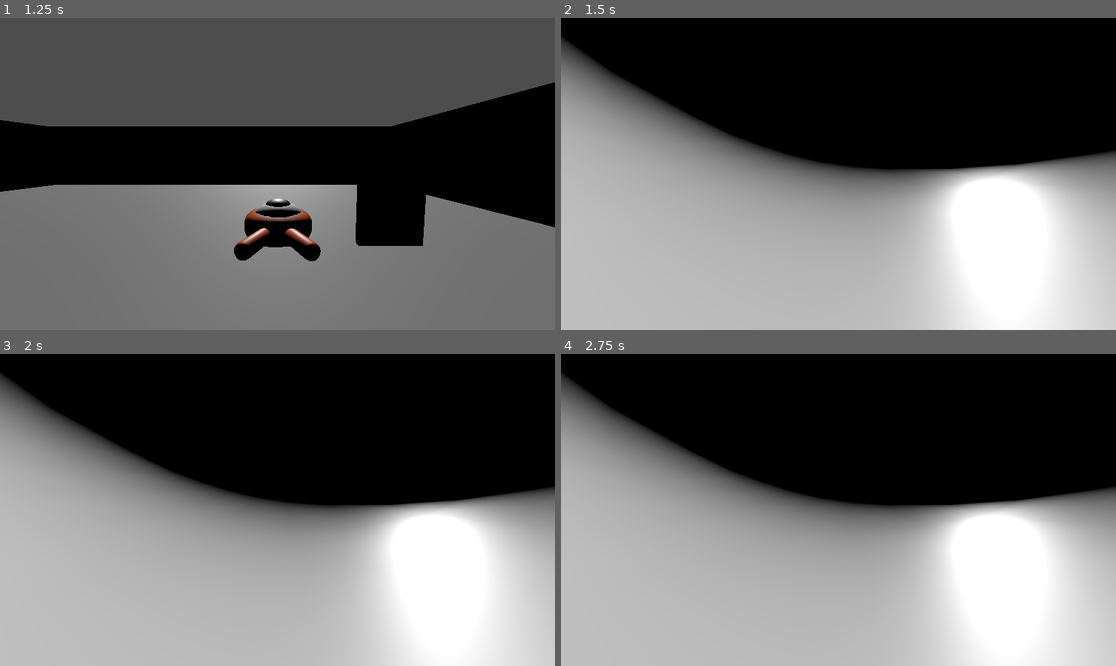
Above: before the commit, frames 1-4 (two rows, left to right).
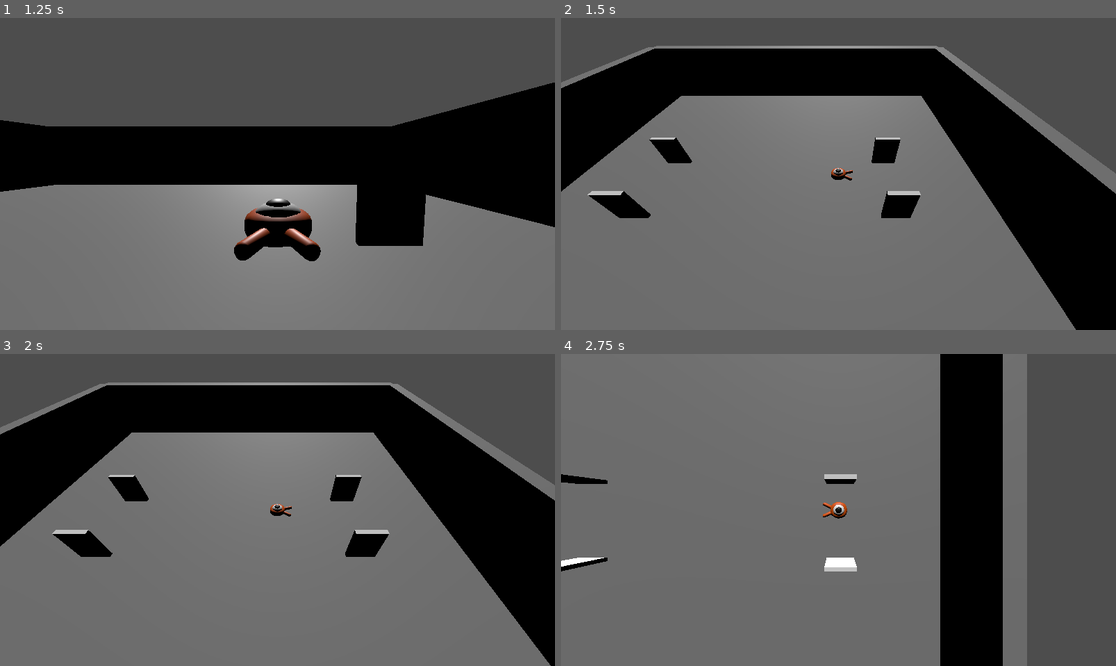
Above: after the commit, the same moments.

Repository: LeFodeurCou/Godot-Lab
Game: Godot game, scene res://main.tscn
Two runs of this game, one before a commit and one after it. Both use one fixed random seed, a clock stepped at 60 frames per second and the inputs below.
Inputs (mouse positions are in pixels of both pictures, inside the frame that each line leads up to):
- Up to frame 1 (1.25 s): tap Enter (camera_switch) at 0.5 s; move the mouse to (399, 158) at 0.52 s; hold D (move_right) from 0.53 s (still down); hold Enter (camera_switch) from 0.53 s (still down); click (399, 158) at 0.67 s; tap Space (jump) at 0.77 s
- Up to frame 2 (1.5 s): move the mouse to (810, 174) at 1.27 s; release D (move_right) at 1.28 s; release Enter (camera_switch) at 1.28 s; hold W (move_forward) from 1.28 s (still down); tap Enter (camera_switch) at 1.35 s; click (810, 174) at 1.42 s
- Up to frame 3 (2 s): keep holding W (move_forward); tap Space (jump) at 1.52 s
- Up to frame 4 (2.75 s): move the mouse to (894, 441) at 2.02 s; release W (move_forward) at 2.03 s; hold D (move_right) from 2.03 s (still down); hold Enter (camera_switch) from 2.03 s (still down); click (894, 441) at 2.17 s

Frame 1 is identical in both runs. In frame 2, 83% of the frame differs, in the area x 0-100%, y 0-100%; in frame 3, 82%; in frame 4, 90%.
Error before the commit: Invalid call. Nonexistent function 'playerInput' in base 'Camera3D'. (res://Player/player.gd:100)

Commit message:
Updated : CameraTPController to have a better clipping avoiding. Added : Fully working CameraHSController, a CameraTacticalController and also a CameraCinematicController. Next step, adding a CameraFreeController, a CameraManager and a CameraCreativeController

Diff:
--- a/Player/CameraBasicControler.gd
+++ b/Player/Camera/CameraBasicController.gd
@@ -17,9 +17,18 @@
 
 	if inputDir != Vector3.ZERO:
 		inputDir = inputDir.normalized()
-		playerPivot.basis = Basis.looking_at(inputDir)
+		var angle = atan2(-inputDir.x, -inputDir.z)
+		playerPivot.rotation.y = angle
 	player.target_velocity.x = inputDir.x * player.speed
 	player.target_velocity.z = inputDir.z * player.speed
 
-func playerInput(event) -> void:
-	pass
+func onActivate(player: CharacterBody3D) -> void:
+	Input.set_mouse_mode(Input.MOUSE_MODE_VISIBLE)
+	# Reset player rotation
+	player.rotation = Vector3.ZERO
+	# Reset pivot rotation
+	player.get_node("Pivot").rotation = Vector3.ZERO
+	# Reset camera pivot if you have one
+	var camPivot = get_parent()
+	if camPivot:
+		camPivot.rotation = Vector3.ZERO
--- /dev/null
+++ b/Player/Camera/CameraCinematicController.gd
@@ -0,0 +1,56 @@
+extends Camera3D
+
+var tween: Tween
+
+func _ready() -> void:
+	self.position = Vector3(0, 20, 20)
+	self.rotation_degrees = Vector3(-45, 0, 0)
+
+func playerProcess(player: CharacterBody3D, playerPivot: Node3D) -> void:
+	var inputDir = Vector3.ZERO
+	if Input.is_action_pressed("move_right"):
+		inputDir.x += 1
+	if Input.is_action_pressed("move_left"):
+		inputDir.x -= 1
+	if Input.is_action_pressed("move_back"):
+		inputDir.z += 1
+	if Input.is_action_pressed("move_forward"):
+		inputDir.z -= 1
+
+	if inputDir != Vector3.ZERO:
+		inputDir = inputDir.normalized()
+		var angle = atan2(-inputDir.x, -inputDir.z)
+		playerPivot.rotation.y = angle
+	player.target_velocity.x = inputDir.x * player.speed
+	player.target_velocity.z = inputDir.z * player.speed
+
+func onActivate(player: CharacterBody3D) -> void:
+	# Reset player rotation
+	player.rotation = Vector3.ZERO
+	# Reset pivot rotation
+	player.get_node("Pivot").rotation = Vector3.ZERO
+	# Reset camera pivot if you have one
+	var camPivot = get_parent()
+	if camPivot:
+		camPivot.rotation = Vector3.ZERO
+	cinematic()
+
+func cinematic() -> void:
+	# TODO see how to reset the position after changing for another camera (may be with a OnDeactivate function ?)
+	#var initialPosition = self.position
+	#var initialRotation = self.rotation
+	Input.set_mouse_mode(Input.MOUSE_MODE_CAPTURED)
+	tween = create_tween()
+	tween.tween_property(self, "position", Vector3(10,200,200), 5)
+	# see to move the camera around a point instead of turning on itself x)
+	#tween.tween_property(self, "rotation_degrees", Vector3(0,180,0), 5)
+	tween.finished.connect(func():
+		Input.set_mouse_mode(Input.MOUSE_MODE_VISIBLE)
+		#self.position = initialPosition
+		#self.rotation = initialRotation
+	)
+
+func onDeactivate() -> void:
+	tween.kill()
+	self.position = Vector3(0, 20, 20)
+	self.rotation_degrees = Vector3(-45, 0, 0)
--- a/Player/CameraFPController.gd
+++ b/Player/Camera/CameraFPController.gd
@@ -1,7 +1,6 @@
 extends Camera3D
 
 var mouse_delta := Vector2.ZERO
-var mouseNeedToBeCaptured: bool = true
 var mouse_sensitivity := 0.002
 var yaw := 0.0
 var pitch := 0.0
@@ -36,7 +35,7 @@
 	if inputDir != Vector3.ZERO:
 		inputDir = inputDir.normalized()
 		# ✅ KEY: use player orientation (yaw)
-		var localBasis = player.global_transform.basis
+		var localBasis = playerPivot.global_transform.basis
 		var direction = (localBasis.x * inputDir.x + localBasis.z * inputDir.z)
 		direction.y = 0
 		direction = direction.normalized()
@@ -47,8 +46,9 @@
 		player.target_velocity.z = 0
 
 func playerInput(event) -> void:
-	if mouseNeedToBeCaptured:
-		Input.set_mouse_mode(Input.MOUSE_MODE_CAPTURED)
-		mouseNeedToBeCaptured = false
 	if event is InputEventMouseMotion:
 		mouse_delta += event.relative
+
+func onActivate(player: CharacterBody3D) -> void:
+	Input.set_mouse_mode(Input.MOUSE_MODE_CAPTURED)
+	player.get_node("Pivot").rotation.y = yaw
--- a/Player/CameraTPController.gd
+++ b/Player/Camera/CameraTPController.gd
@@ -6,7 +6,6 @@
 var pitch_limit := deg_to_rad(80)
 
 var mouse_delta := Vector2.ZERO
-var mouseNeedToBeCaptured := true
 
 # Distance from player
 var distance := 6.0
@@ -15,7 +14,7 @@
 func _ready():
 	position = Vector3(0, height, distance)
 
-func playerProcess(player: CharacterBody3D, pivot: Node3D):
+func playerProcess(player: CharacterBody3D, playerPivot: Node3D):
 
 	# --- Rotation ---
 	yaw -= mouse_delta.x * mouse_sensitivity
@@ -27,27 +26,29 @@
 	player.rotation.y = yaw
 
 	# Rotate pivot (X)
-	pivot.rotation.x = pitch
+	playerPivot.rotation.x = pitch
 
-	# --- Camera follow (BEHIND player) ---
-	var offset = Vector3(0, height, distance)
+	var offset = Vector3(0, 0, distance)
+	# Apply pitch (vertical rotation)
+	offset = offset.rotated(Vector3.RIGHT, pitch)
+	# Apply yaw (horizontal rotation)
+	offset = offset.rotated(Vector3.UP, yaw)
+	# Add height AFTER rotation
+	offset.y += height
 
-	# Rotate offset around player
-	offset = offset.rotated(Vector3.UP, yaw)
-
-	# Final camera position # TODO see how it interact whit the next part to avoid clipping
 	global_position = player.global_position + offset
 
 	# Avoid seeing the void
-	# TODO it's still some rare clipping to the void in some situation
-	var from = player.global_position + Vector3(0, 1.5, 0)
+	var from = playerPivot.global_position + Vector3(0, 1.5, 0)
 	var to = global_position
 	var space = get_world_3d().direct_space_state
 	var query = PhysicsRayQueryParameters3D.create(from, to)
 	query.exclude = [player]
 	var result = space.intersect_ray(query)
 	if result:
-		global_position = result.position + (from - result.position).normalized() * 0.2
+		var safe_distance = 0.5 # increase from 0.2
+		var dir = (global_position - from).normalized()
+		global_position = result.position - dir * safe_distance
 
 	# Always look at player
 	look_at(player.global_position + Vector3(0, 1.5, 0), Vector3.UP)
@@ -67,7 +68,7 @@
 	if inputDir != Vector3.ZERO:
 		inputDir = inputDir.normalized()
 
-		var localBasis = player.global_transform.basis
+		var localBasis = playerPivot.global_transform.basis
 		var direction = (localBasis.x * inputDir.x + localBasis.z * inputDir.z)
 		direction.y = 0
 		direction = direction.normalized()
@@ -79,10 +80,9 @@
 		player.target_velocity.z = 0
 
 func playerInput(event):
-
-	if mouseNeedToBeCaptured:
-		Input.set_mouse_mode(Input.MOUSE_MODE_CAPTURED)
-		mouseNeedToBeCaptured = false
-
 	if event is InputEventMouseMotion:
 		mouse_delta += event.relative
+
+func onActivate(player: CharacterBody3D) -> void:
+	Input.set_mouse_mode(Input.MOUSE_MODE_CAPTURED)
+	player.get_node("Pivot").rotation.y = yaw
--- /dev/null
+++ b/Player/Camera/CameraTacticalController.gd
@@ -0,0 +1,34 @@
+extends Camera3D
+
+func _ready() -> void:
+	self.position = Vector3(0, 25, 00)
+	self.rotation_degrees = Vector3(-90, 0, 0)
+
+func playerProcess(player: CharacterBody3D, playerPivot: Node3D) -> void:
+	var inputDir = Vector3.ZERO
+	if Input.is_action_pressed("move_right"):
+		inputDir.x += 1
+	if Input.is_action_pressed("move_left"):
+		inputDir.x -= 1
+	if Input.is_action_pressed("move_back"):
+		inputDir.z += 1
+	if Input.is_action_pressed("move_forward"):
+		inputDir.z -= 1
+
+	if inputDir != Vector3.ZERO:
+		inputDir = inputDir.normalized()
+		var angle = atan2(-inputDir.x, -inputDir.z)
+		playerPivot.rotation.y = angle
+	player.target_velocity.x = inputDir.x * player.speed
+	player.target_velocity.z = inputDir.z * player.speed
+
+func onActivate(player: CharacterBody3D) -> void:
+	Input.set_mouse_mode(Input.MOUSE_MODE_VISIBLE)
+	# Reset player rotation
+	player.rotation = Vector3.ZERO
+	# Reset pivot rotation
+	player.get_node("Pivot").rotation = Vector3.ZERO
+	# Reset camera pivot if you have one
+	var camPivot = get_parent()
+	if camPivot:
+		camPivot.rotation = Vector3.ZERO
--- /dev/null
+++ b/Player/Camera/cameraHsController.gd
@@ -0,0 +1,63 @@
+extends Camera3D
+
+var target_position: Vector3 = Vector3.ZERO
+var has_target := false
+
+func _ready() -> void:
+	self.position = Vector3(0, 20, 20)
+	self.rotation_degrees = Vector3(-45, 0, 0)
+
+func playerProcess(player: CharacterBody3D, playerPivot: Node3D) -> void:
+	if not has_target:
+		player.target_velocity.x = 0
+		player.target_velocity.z = 0
+		return
+	var dir = target_position - player.global_position
+	dir.y = 0
+	# Stop condition
+	if dir.length() < 0.2:
+		has_target = false
+		player.target_velocity = Vector3.ZERO
+		return
+	dir = dir.normalized()
+	# Rotate player toward target (nice polish)
+	var angle = atan2(-dir.x, -dir.z)
+	playerPivot.rotation.y = angle
+	player.target_velocity.x = dir.x * player.speed
+	player.target_velocity.z = dir.z * player.speed
+
+func playerInput(event) -> void:
+	if event is InputEventMouseButton and event.pressed:
+		if event.button_index == MOUSE_BUTTON_LEFT:
+			var pos = get_click_position()
+			if pos != null:
+				target_position = pos
+				has_target = true
+		if event.button_index == MOUSE_BUTTON_RIGHT:
+			has_target = false
+
+func get_click_position():
+	var mouse_pos = get_viewport().get_mouse_position()
+	var camera = get_viewport().get_camera_3d()
+	var ray_origin = camera.project_ray_origin(mouse_pos)
+	var ray_dir = camera.project_ray_normal(mouse_pos)
+	var space = get_world_3d().direct_space_state
+	var query = PhysicsRayQueryParameters3D.create(
+		ray_origin,
+		ray_origin + ray_dir * 1000
+	)
+	var result = space.intersect_ray(query)
+	if result:
+		return result.position
+	return null
+
+func onActivate(player: CharacterBody3D) -> void:
+	Input.set_mouse_mode(Input.MOUSE_MODE_VISIBLE)
+	# Reset player rotation
+	player.rotation = Vector3.ZERO
+	# Reset pivot rotation
+	player.get_node("Pivot").rotation = Vector3.ZERO
+	# Reset camera pivot if you have one
+	var camPivot = get_parent()
+	if camPivot:
+		camPivot.rotation = Vector3.ZERO
--- a/Player/player.gd
+++ b/Player/player.gd
@@ -17,58 +17,17 @@
 var has_target := false
 
 func _ready():
-	#Input.set_mouse_mode(Input.MOUSE_MODE_CAPTURED)
 	cameras = [
 		$CameraPivot/CameraBasic,
 		$CameraPivot/CameraFP,
-		$CameraPivot/CameraTP, # TODO prevent camera going through walls
-		$CameraPivot/CameraTop,
+		$CameraPivot/CameraTP,
+		$CameraPivot/CameraHS,
 		$CameraPivot/CameraTactical,
 		$CameraPivot/CameraCinematic
 	]
-	#cameraSetup()
-	set_active_camera(0)
+	cameras[0].current = true
 
 func _physics_process(delta):
-	#if target_position != Vector3.ZERO:
-		#var dir = (target_position - global_position)
-		#dir.y = 0
-		#if dir.length() < 0.5:
-			#target_position = Vector3.ZERO
-		#else:
-			#dir = dir.normalized()
-			#velocity.x = dir.x * speed
-			#velocity.z = dir.z * speed
-	# We create a local variable to store the input direction.
-	#var inputDir = Vector3.ZERO
-#
-	## We check for each move input and update the direction accordingly.
-	#if Input.is_action_pressed("move_right"):
-		#inputDir.x += 1
-	#if Input.is_action_pressed("move_left"):
-		#inputDir.x -= 1
-	#if Input.is_action_pressed("move_back"):
-		## Notice how we are working with the vector's x and z axes.
-		## In 3D, the XZ plane is the ground plane.
-		#inputDir.z += 1
-	#if Input.is_action_pressed("move_forward"):
-		#inputDir.z -= 1
-#
-	#inputDir = inputDir.normalized()
-#
-	#if inputDir != Vector3.ZERO:
-		#var basis = $CameraPivot.global_transform.basis
-		#
-		#var direction = (basis.z * inputDir.z + basis.x * inputDir.x)
-		#direction.y = 0
-		#direction = direction.normalized()
-		## Setting the basis property will affect the rotation of the node.
-		#$Pivot.basis = Basis.looking_at(direction)
-	#
-		## Ground Velocity
-		#target_velocity.x = direction.x * speed
-		#target_velocity.z = direction.z * speed
-
 	cameras[currentCameraIdx].playerProcess(self, $Pivot)
 
 	# Vertical Velocity
@@ -83,72 +42,16 @@
 	velocity = target_velocity
 	move_and_slide()
 
-	#if currentCameraIdx == 3 and has_target:
-		#var dir = (target_position - global_position)
-		#if dir.length() < 0.1:
-			#has_target = false
-		#else:
-			#global_position += dir.normalized() * speed * delta
-
 func _input(event):
-	#if event is InputEventMouseMotion:
-		#handle_mouse_look(event)
 	if event.is_action_pressed("camera_switch"):
-		Input.set_mouse_mode(Input.MOUSE_MODE_VISIBLE)
-		currentCameraIdx = (currentCameraIdx + 1) % cameras.size()
-		set_active_camera(currentCameraIdx)
-	cameras[currentCameraIdx].playerInput(event)
-
-func cameraSetup():
-	$CameraPivot/CameraTP.position = Vector3(0, 2, 10)
-	#$CameraPivot/CameraTop.position = Vector3(0, 20, 20)
-	#$CameraPivot/CameraTop.rotation_degrees = Vector3(-45, 0, 0)
-	$CameraPivot/CameraTop.global_position = self.global_position + Vector3(0, 20, 0)
-	$CameraPivot/CameraTop.look_at(self.global_position, Vector3.UP)
-	$CameraPivot/CameraTactical.position = Vector3(0, 25, 0)
-	$CameraPivot/CameraTactical.rotation_degrees = Vector3(-90, 0, 0)
-
-func set_active_camera(idx:int):
-	for i in range(cameras.size()):
 		## TODO those two next lines can be used to make a transition between cameras
 		#var tween = create_tween()
 		#tween.tween_property(camera, "global_transform", target_transform, 0.5)
-		cameras[i].current = (i == idx)
-		if i == idx and i == cameras.size() - 1:
-			cameras[i].position = cameras[0].position
-			cameras[i].rotation = cameras[0].rotation
-			var tween = create_tween()
-			tween.tween_property($CameraPivot/CameraCinematic, "position", Vector3(10,200,200), 5)
-			#tween.tween_property($CameraPivot/CameraCinematic, "position", Vector3(0,200,200), 5)
-			#tween.finished.connect(func():
-				#set_active_camera(0)
-			#)
-
-func handle_mouse_look(event):
-	if currentCameraIdx == 3 and event is InputEventMouseButton and event.pressed:
-		target_position = get_click_position()
-	# Only for FP and TP
-	if ![1, 2].has(currentCameraIdx):
-		return
-	yaw -= event.relative.x * mouse_sensitivity
-	pitch -= event.relative.y * mouse_sensitivity
-	pitch = clamp(pitch, -pitch_limit, pitch_limit)
-	# Rotate player (Y axis)
-	rotation.y = yaw
-	# Rotate pivot (X axis)
-	$CameraPivot.rotation.x = pitch
-
-func get_click_position():
-	var mouse_pos = get_viewport().get_mouse_position()
-	var camera = get_viewport().get_camera_3d()
-	var ray_origin = camera.project_ray_origin(mouse_pos)
-	var ray_dir = camera.project_ray_normal(mouse_pos)
-	var space_state = get_world_3d().direct_space_state
-	var query = PhysicsRayQueryParameters3D.create(
-		ray_origin,
-		ray_origin + ray_dir * 1000
-	)
-	var result = space_state.intersect_ray(query)
-	if result:
-		return result.position
-	return null
+		if cameras[currentCameraIdx].has_method("onDeactivate"):
+			cameras[currentCameraIdx].onDeactivate()
+		currentCameraIdx = (currentCameraIdx + 1) % cameras.size()
+		cameras[currentCameraIdx].current = true
+		if cameras[currentCameraIdx].has_method("onActivate"):
+			cameras[currentCameraIdx].onActivate(self)
+	if cameras[currentCameraIdx].has_method("playerInput"):
+		cameras[currentCameraIdx].playerInput(event)
--- a/Player/player.tscn
+++ b/Player/player.tscn
@@ -2,9 +2,12 @@
 
 [ext_resource type="PackedScene" uid="uid://d0ypm0v45pwdv" path="res://art/player.glb" id="1_4flbx"]
 [ext_resource type="Script" uid="uid://ci8y6rim3vfcq" path="res://Player/player.gd" id="1_onrkg"]
-[ext_resource type="Script" uid="uid://diyhwf47k61ge" path="res://Player/CameraBasicControler.gd" id="3_btcbx"]
-[ext_resource type="Script" uid="uid://boky37deu0ogg" path="res://Player/CameraFPController.gd" id="4_gwnis"]
-[ext_resource type="Script" uid="uid://caoojdatbsqwl" path="res://Player/CameraTPController.gd" id="5_k53q1"]
+[ext_resource type="Script" uid="uid://diyhwf47k61ge" path="res://Player/Camera/CameraBasicController.gd" id="3_btcbx"]
+[ext_resource type="Script" uid="uid://boky37deu0ogg" path="res://Player/Camera/CameraFPController.gd" id="4_gwnis"]
+[ext_resource type="Script" uid="uid://caoojdatbsqwl" path="res://Player/Camera/CameraTPController.gd" id="5_k53q1"]
+[ext_resource type="Script" uid="uid://cx2f08fpebxl0" path="res://Player/Camera/cameraHsController.gd" id="6_fhl08"]
+[ext_resource type="Script" uid="uid://d0p0na34oq3xd" path="res://Player/Camera/CameraTacticalController.gd" id="7_vtle1"]
+[ext_resource type="Script" uid="uid://c1hny6hxeexs6" path="res://Player/Camera/CameraCinematicController.gd" id="8_od3ui"]
 
 [sub_resource type="SphereShape3D" id="SphereShape3D_4flbx"]
 radius = 0.8
@@ -33,9 +36,12 @@
 [node name="CameraTP" type="Camera3D" parent="CameraPivot" unique_id=995668447]
 script = ExtResource("5_k53q1")
 
-[node name="CameraTop" type="Camera3D" parent="CameraPivot" unique_id=1738941366]
+[node name="CameraHS" type="Camera3D" parent="CameraPivot" unique_id=1738941366]
 transform = Transform3D(1, 0, 0, 0, 0.99999994, 0, 0, 0, 0.99999994, 0, 0, 0)
+script = ExtResource("6_fhl08")
 
 [node name="CameraTactical" type="Camera3D" parent="CameraPivot" unique_id=2063157521]
+script = ExtResource("7_vtle1")
 
 [node name="CameraCinematic" type="Camera3D" parent="CameraPivot" unique_id=449455009]
+script = ExtResource("8_od3ui")
Renamed: Player/CameraBasicControler.gd.uid -> Player/Camera/CameraBasicController.gd.uid
Not shown, added: Player/Camera/CameraCinematicController.gd.uid
Renamed: Player/CameraFPController.gd.uid -> Player/Camera/CameraFPController.gd.uid
Renamed: Player/CameraTPController.gd.uid -> Player/Camera/CameraTPController.gd.uid
Not shown, added: Player/Camera/CameraTacticalController.gd.uid
Not shown, added: Player/Camera/cameraHsController.gd.uid
